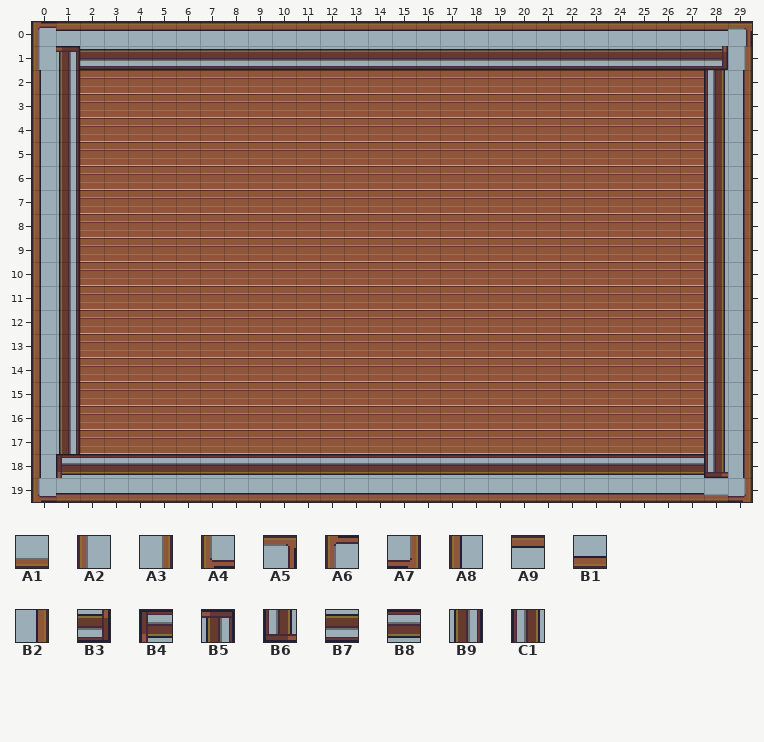
Two states of a Tiled map, maps/living room/living room.tmx. Above, as it was before the edit.
Cells are 32x32 px. Shown: x 0..29, y 0..19.
Key: from "Gather Conference 0.x": A1 770 turned 180, A2 770 turned 270, A3 770 turned 90, A4 776 turned 270, A5 777, A6 777 turned 270, A7 777 turned 90, A8 782 turned 270, A9 783, B1 783 turned 180, B2 783 turned 90, B3 809, B4 809 turned 180, B5 809 turned 270, B6 809 turned 90, B7 815, B8 815 turned 180, B9 815 turned 270, C1 815 turned 90.
__ is an empty cell.
Layers that did not change in this view are not listed.
Layer "walls" before, first column x 0:
 0 A6 A9 A9 A9 A9 A9 A9 A9 A9 A9 A9 A9 A9 A9 A9 A9 A9 A9 A9 A9 A9 A9 A9 A9 A9 A9 A9 A9 A9 A5
 1 A2 B5 B7 B7 B7 B7 B7 B7 B7 B7 B7 B7 B7 B7 B7 B7 B7 B7 B7 B7 B7 B7 B7 B7 B7 B7 B7 B7 B3 A3
 2 A8 B9 __ __ __ __ __ __ __ __ __ __ __ __ __ __ __ __ __ __ __ __ __ __ __ __ __ __ C1 B2
 3 A8 B9 __ __ __ __ __ __ __ __ __ __ __ __ __ __ __ __ __ __ __ __ __ __ __ __ __ __ C1 B2
 4 A8 B9 __ __ __ __ __ __ __ __ __ __ __ __ __ __ __ __ __ __ __ __ __ __ __ __ __ __ C1 B2
 5 A8 B9 __ __ __ __ __ __ __ __ __ __ __ __ __ __ __ __ __ __ __ __ __ __ __ __ __ __ C1 B2
 6 A8 B9 __ __ __ __ __ __ __ __ __ __ __ __ __ __ __ __ __ __ __ __ __ __ __ __ __ __ C1 B2
 7 A8 B9 __ __ __ __ __ __ __ __ __ __ __ __ __ __ __ __ __ __ __ __ __ __ __ __ __ __ C1 B2
 8 A8 B9 __ __ __ __ __ __ __ __ __ __ __ __ __ __ __ __ __ __ __ __ __ __ __ __ __ __ C1 B2
 9 A8 B9 __ __ __ __ __ __ __ __ __ __ __ __ __ __ __ __ __ __ __ __ __ __ __ __ __ __ C1 B2
10 A8 B9 __ __ __ __ __ __ __ __ __ __ __ __ __ __ __ __ __ __ __ __ __ __ __ __ __ __ C1 B2
11 A8 B9 __ __ __ __ __ __ __ __ __ __ __ __ __ __ __ __ __ __ __ __ __ __ __ __ __ __ C1 B2
12 A8 B9 __ __ __ __ __ __ __ __ __ __ __ __ __ __ __ __ __ __ __ __ __ __ __ __ __ __ C1 B2
13 A8 B9 __ __ __ __ __ __ __ __ __ __ __ __ __ __ __ __ __ __ __ __ __ __ __ __ __ __ C1 B2
14 A8 B9 __ __ __ __ __ __ __ __ __ __ __ __ __ __ __ __ __ __ __ __ __ __ __ __ __ __ C1 B2
15 A8 B9 __ __ __ __ __ __ __ __ __ __ __ __ __ __ __ __ __ __ __ __ __ __ __ __ __ __ C1 B2
16 A8 B9 __ __ __ __ __ __ __ __ __ __ __ __ __ __ __ __ __ __ __ __ __ __ __ __ __ __ C1 B2
17 A8 B9 __ __ __ __ __ __ __ __ __ __ __ __ __ __ __ __ __ __ __ __ __ __ __ __ __ __ C1 B2
18 A8 B4 B8 B8 B8 B8 B8 B8 B8 B8 B8 B8 B8 B8 B8 B8 B8 B8 B8 B8 B8 B8 B8 B8 B8 B8 B8 B8 B6 B2
19 A4 B1 B1 B1 B1 B1 B1 B1 B1 B1 B1 B1 B1 B1 B1 B1 B1 B1 B1 B1 B1 B1 B1 B1 B1 B1 B1 B1 A1 A7
The result:
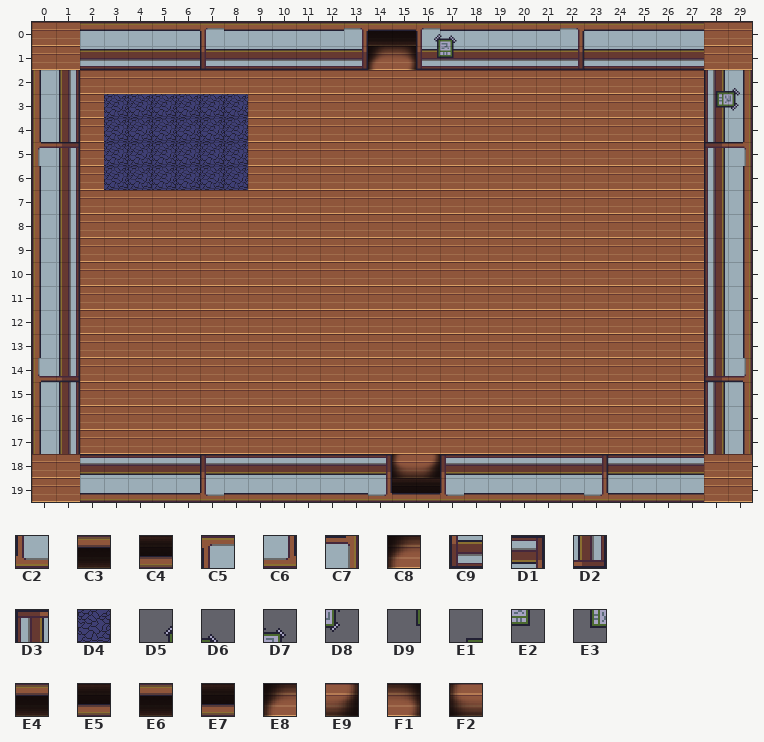
Further tiles: from "Gather Conference 0.x": C2 777 turned 180, C3 778, C4 778 turned 180, C5 780, C6 780 turned 180, C7 784 turned 90, C8 810, C9 812, D1 812 turned 180, D2 816 turned 270, D3 816 turned 90; from "Gather University 0.x": D4 44, D5 222, D6 222 turned 90, D7 223, D8 223 turned 90, D9 251, E1 251 turned 90, E2 252, E3 252 turned 90, E4 432, E5 432 turned 180, E6 433, E7 433 turned 180, E8 460, E9 460 turned 180, F1 463, F2 463 turned 180.
Tiles of an added or newly shown layer are drawn over the layers below it.
See-through tiles are keyed as they look on the map.
Difference:
{"where": "layer \"floor 2\""}
{"y":0,"x":14,"old":"__ __","new":"E4 E6"}
{"y":1,"x":14,"old":"__ __","new":"E8 F1"}
{"y":3,"x":3,"old":"__ __ __ __ __ __","new":"D4 D4 D4 D4 D4 D4"}
{"y":4,"x":3,"old":"__ __ __ __ __ __","new":"D4 D4 D4 D4 D4 D4"}
{"y":5,"x":3,"old":"__ __ __ __ __ __","new":"D4 D4 D4 D4 D4 D4"}
{"y":6,"x":3,"old":"__ __ __ __ __ __","new":"D4 D4 D4 D4 D4 D4"}
{"y":18,"x":15,"old":"__ __","new":"F2 E9"}
{"y":19,"x":15,"old":"__ __","new":"E7 E5"}
{"where": "layer \"walls\""}
{"y":0,"x":0,"old":"A6 A9","new":"__ __"}
{"y":0,"x":7,"old":"A9","new":"C5"}
{"y":0,"x":13,"old":"A9 A9 A9 A9","new":"A5 C3 C3 C5"}
{"y":0,"x":22,"old":"A9","new":"A5"}
{"y":0,"x":28,"old":"A9 A5","new":"__ __"}
{"y":1,"x":0,"old":"A2 B5","new":"__ __"}
{"y":1,"x":7,"old":"B7","new":"C9"}
{"y":1,"x":13,"old":"B7 B7 B7 B7","new":"B3 C8 C8 C9"}
{"y":1,"x":22,"old":"B7","new":"B3"}
{"y":1,"x":28,"old":"B3 A3","new":"__ __"}
{"y":5,"x":0,"old":"A8 B9","new":"A6 B5"}
{"y":5,"x":28,"old":"C1 B2","new":"D3 C7"}
{"y":14,"x":0,"old":"A8 B9","new":"A4 D2"}
{"y":14,"x":28,"old":"C1 B2","new":"B6 A7"}
{"y":18,"x":0,"old":"A8 B4","new":"__ __"}
{"y":18,"x":7,"old":"B8","new":"B4"}
{"y":18,"x":14,"old":"B8 B8 B8 B8","new":"D1 C8 C8 B4"}
{"y":18,"x":23,"old":"B8","new":"D1"}
{"y":18,"x":28,"old":"B6 B2","new":"__ __"}
{"y":19,"x":0,"old":"A4 B1","new":"__ __"}
{"y":19,"x":7,"old":"B1","new":"C2"}
{"y":19,"x":14,"old":"B1 B1 B1 B1","new":"C6 C4 C4 C2"}
{"y":19,"x":23,"old":"B1","new":"C6"}
{"y":19,"x":28,"old":"A1 A7","new":"__ __"}
{"where": "layer \"furniture\" (added)"}
{"y":0,"x":16,"old":"__ __","new":"D5 D7"}
{"y":1,"x":16,"old":"__ __","new":"D9 E2"}
{"y":2,"x":28,"old":"__ __","new":"E1 D6"}
{"y":3,"x":28,"old":"__ __","new":"E3 D8"}
